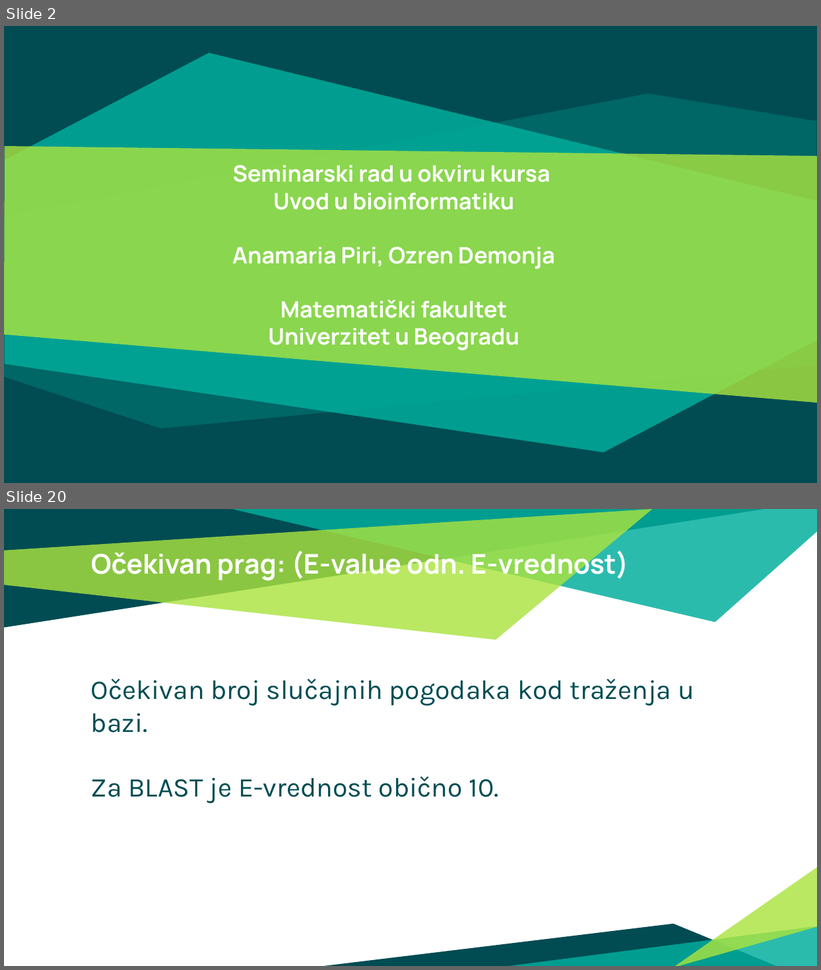
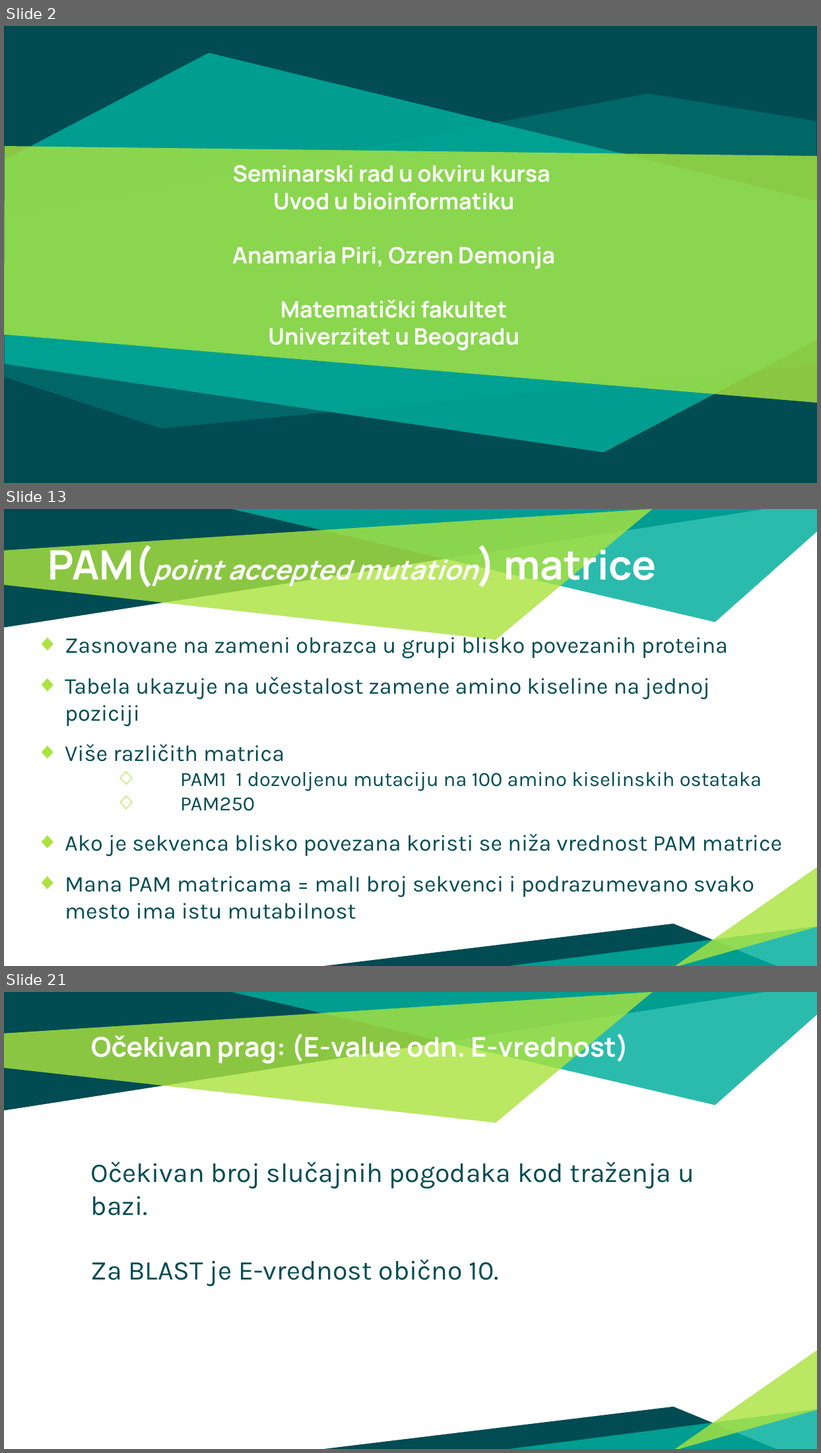
Before and after one commit to ozzy80/Large-Scale-Sequence-Comparison, a slide deck: Poređenje sekvenci velikih razmera.pptx. Shown one above the other, each under a label of ours: slides 2 and 20 before the commit, slides 2, 13 and 21 after it; the slides between them are not shown. The pictures are 821x970 and 821x1453 pixels, drawn with LibreOffice and Linux fonts; fonts in the diff are those of the drawing. Boxes give left, top, right and bottom in pixels: in the first picture for what was removed or moved away, otherwise in the second. Text is boxed around its words. In the diff, an @@ line names an element or a change of style, - is before the commit and + after.

```diff
--- a/Poređenje sekvenci velikih razmera.pptx
+++ b/Poređenje sekvenci velikih razmera.pptx
@@ slide 13 added at [4,509,817,966], background #FFFFFF; not listed: 6 template elements that a slide beside it also shows @@
@@ title added at [48,542,656,591], 24 pt, text #FFFFFF, bold, italic @@
+PAM(point accepted mutation) matrice
@@ text added at [65,632,783,920], 20 pt, text #004C52 @@
+◆ Zasnovane na zameni obrazca u grupi blisko povezanih proteina
+◆ Tabela ukazuje na učestalost zamene amino kiseline na jednoj poziciji
+◆ Više različith matrica
+    ◇ PAM1 1 dozvoljenu mutaciju na 100 amino kiselinskih ostataka
+    ◇ PAM250
+◆ Ako je sekvenca blisko povezana koristi se niža vrednost PAM matrice
+◆ Mana PAM matricama = malI broj sekvenci i podrazumevano svako mesto ima istu mutabilnost
@@ what was slide 20 is now slide 21 @@
```
Also in this commit, not shown: 16 slides changed, 10 other slides added, 8 slides removed, 8 other files.
